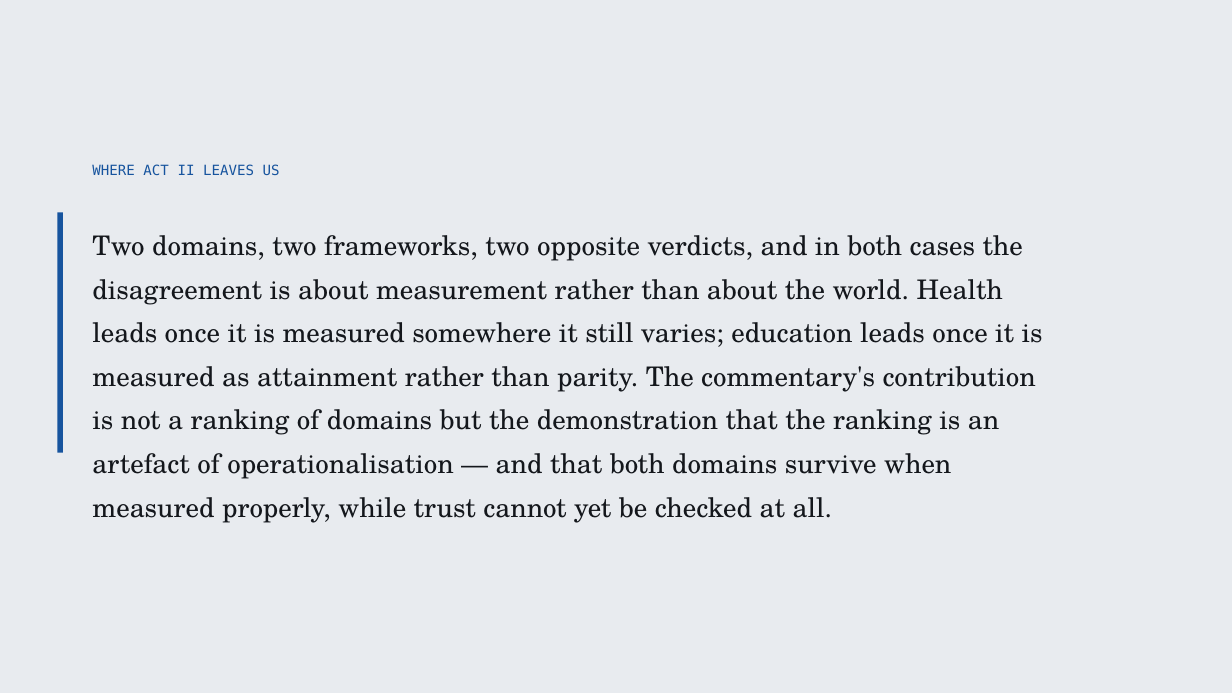
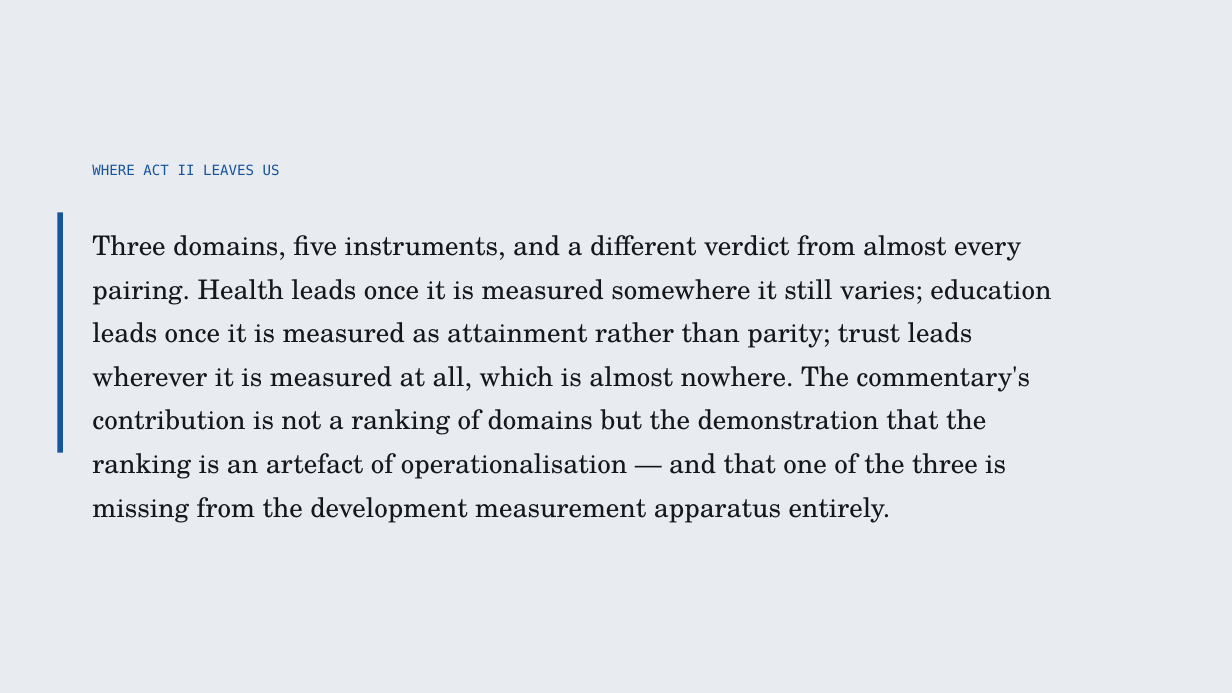
Before and after one commit to cwejnert/HDI-Happiness, a slide deck: slide 21 of deck/Measured_Where_It_Varies.pptx (slide 19 before the commit). Drawn at 1232x693 pixels with LibreOffice and Linux fonts; fonts in the diff are those of the drawing. Boxes give left, top, right and bottom in pixels: in the first picture for what was removed or moved away, otherwise in the second. Text is boxed around its words. In the diff, an @@ line names an element or a change of style, - is before the commit and + after.

```diff
--- a/deck/Measured_Where_It_Varies.pptx
+++ b/deck/Measured_Where_It_Varies.pptx
@@ text at bbox=[92, 235, 1051, 523]: text changed @@
-Two domains, two frameworks, two opposite verdicts, and in both cases the disagreement is about measurement rather than about the world. Health leads once it is measured somewhere it still varies; education leads once it is measured as attainment rather than parity. The commentary's contribution is not a ranking of domains but the demonstration that the ranking is an artefact of operationalisation — and that both domains survive when measured properly, while trust cannot yet be checked at all.
+Three domains, five instruments, and a different verdict from almost every pairing. Health leads once it is measured somewhere it still varies; education leads once it is measured as attainment rather than parity; trust leads wherever it is measured at all, which is almost nowhere. The commentary's contribution is not a ranking of domains but the demonstration that the ranking is an artefact of operationalisation — and that one of the three is missing from the development measurement apparatus entirely.
```
Also in this commit, not shown: 2 other slides changed, 4 slides added, 1 slide removed, 4 other files.
